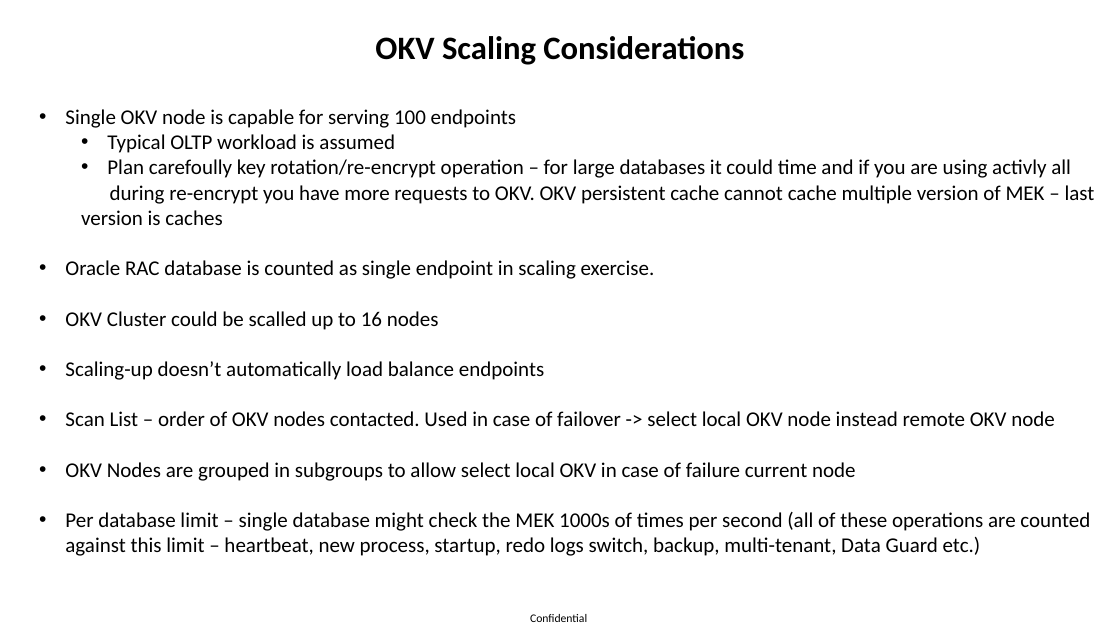
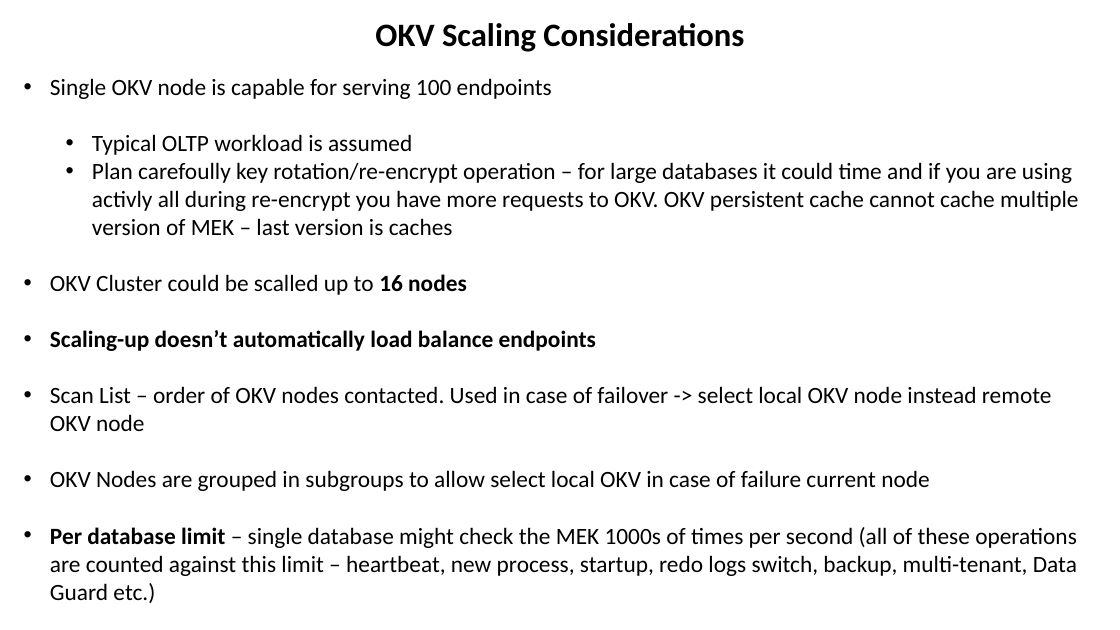
Before and after one commit to zizu1985/DOAG_OKV_EXACC, a slide deck: slide 20 of Oracle_Key_Vault_Overview.pptx. Drawn at 1120x630 pixels with LibreOffice and Linux fonts; fonts in the diff are those of the drawing; background and template pictures are left out. Boxes give left, top, right and bottom in pixels: in the first picture for what was removed or moved away, otherwise in the second. Text is boxed around its words. In the diff, an @@ line names an element or a change of style, - is before the commit and + after.

```diff
--- a/Oracle_Key_Vault_Overview.pptx
+++ b/Oracle_Key_Vault_Overview.pptx
@@ text "OKV Scaling Considerations": place and size @@
-text "OKV Scaling Considerations" at box(375, 36, 744, 65)
+text "OKV Scaling Considerations" at box(375, 23, 744, 52)
@@ text "Single OKV node is capable ...": place and size @@
-text "Single OKV node is capable ..." at box(65, 109, 1095, 556)
+text "Single OKV node is capable ..." at box(50, 78, 1078, 603)
@@ text at box(50, 78, 1077, 603): size 18 to 20 pt in "Single OKV node is capable for serving ...", "Typical OLTP workload is assumed", "OKV Cluster could be scalled up to ...", "Scaling-up doesn’t automatically load balance endpoints" and 3 more places; bold on in "16 nodes", "Scaling-up doesn’t automatically load balance endpoints", "Per database limit" @@
@@ text at box(92, 162, 1078, 235): text changed; size 18 to 20 pt @@
-  • Plan carefoully key rotation/re-encrypt operation – for large databases it could time and if you are using activly all
-  during re-encrypt you have more requests to OKV. OKV persistent cache cannot cache multiple version of MEK – last version is caches
-• Oracle RAC database is counted as single endpoint in scaling exercise.
+  • Plan carefoully key rotation/re-encrypt operation – for large databases it could time and if you are using activly all during re-encrypt you have more requests to OKV. OKV persistent cache cannot cache multiple version of MEK – last version is caches
@@ text removed at box(530, 614, 587, 622) @@
-Confidential
```
Also in this commit, not shown: 11 other slides changed.
